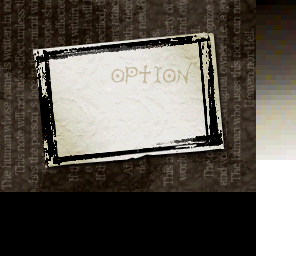
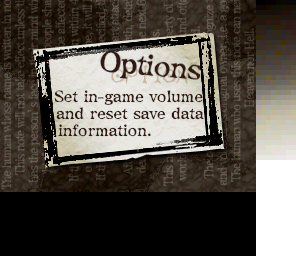
Comparing the layer stacks of the two 296x256 images. Changes:
added layer "Options" above "Set in-game volume and reset s..." over [100, 50, 201, 81]
added layer "Set in-game volume and reset s..." above "Layer" over [54, 90, 204, 137]
